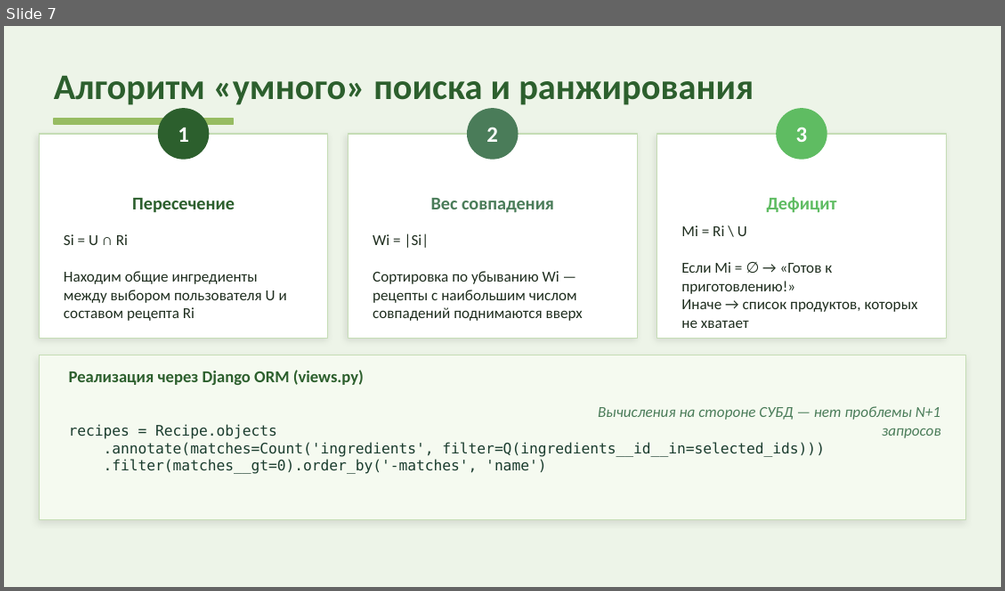
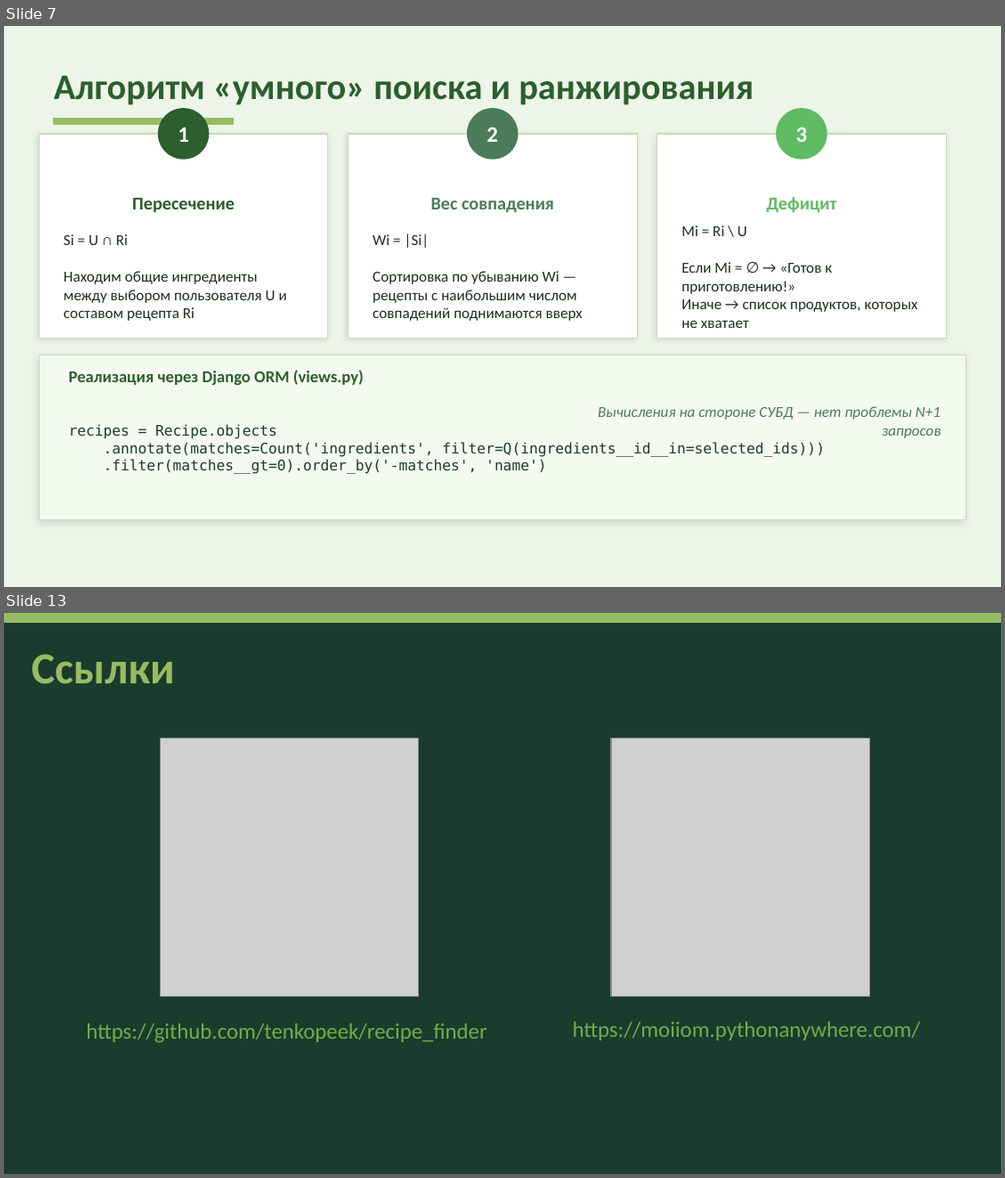
Before and after one commit to tenkopeek/recipe_finder_docs, a slide deck: презентация.pptx. Shown one above the other, each under a label of ours: slide 7 before the commit, slides 7 and 13 after it; the slides between them are not shown. The pictures are 1005x591 and 1005x1178 pixels, drawn with LibreOffice and Linux fonts; fonts in the diff are those of the drawing; grey boxes stand for pictures. Boxes give left, top, right and bottom in pixels: in the first picture for what was removed or moved away, otherwise in the second. Text is boxed around its words. In the diff, an @@ line names an element or a change of style, - is before the commit and + after.

```diff
--- a/презентация.pptx
+++ b/презентация.pptx
@@ slide 13 added at (x1=4, y1=613, x2=1001, y2=1174), background #1A3C2E @@
@@ rectangle added at (x1=4, y1=613, x2=1001, y2=622), fill #97BC62, outline #97BC62 1 pt @@
@@ text added at (x1=32, y1=654, x2=175, y2=684), 32 pt, text #97BC62, bold @@
+Ссылки
@@ picture added at (x1=161, y1=738, x2=419, y2=996) @@
@@ picture added at (x1=611, y1=738, x2=869, y2=996) @@
@@ text added at (x1=86, y1=1023, x2=486, y2=1042), 16 pt, text #70AD47 @@
+https://github.com/tenkopeek/recipe_finder
@@ text added at (x1=573, y1=1022, x2=921, y2=1040), 16 pt, text #70AD47 @@
+https://moiiom.pythonanywhere.com/
```
Also in this commit, not shown: 6 slides changed, 1 other file.
